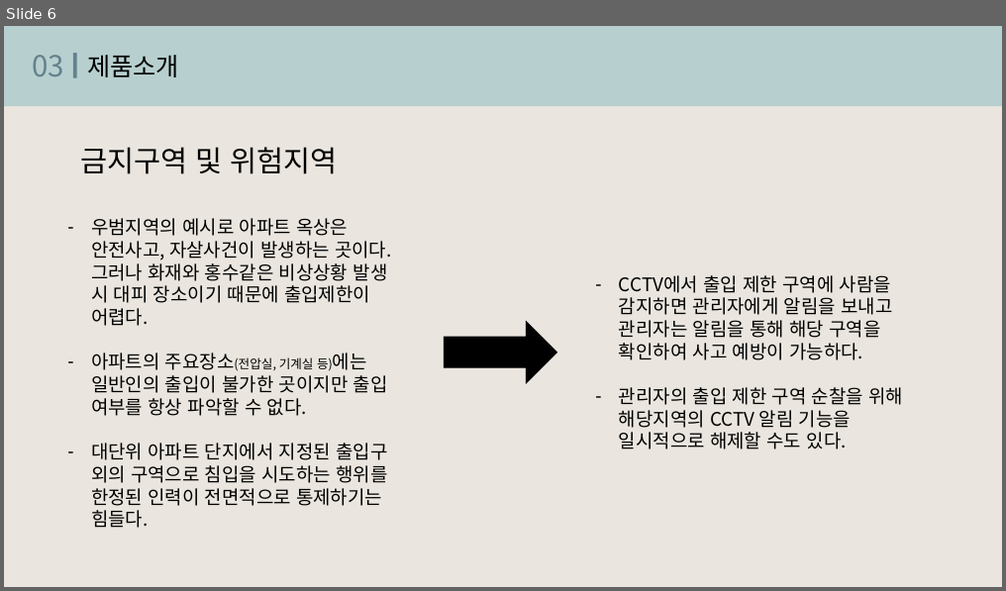
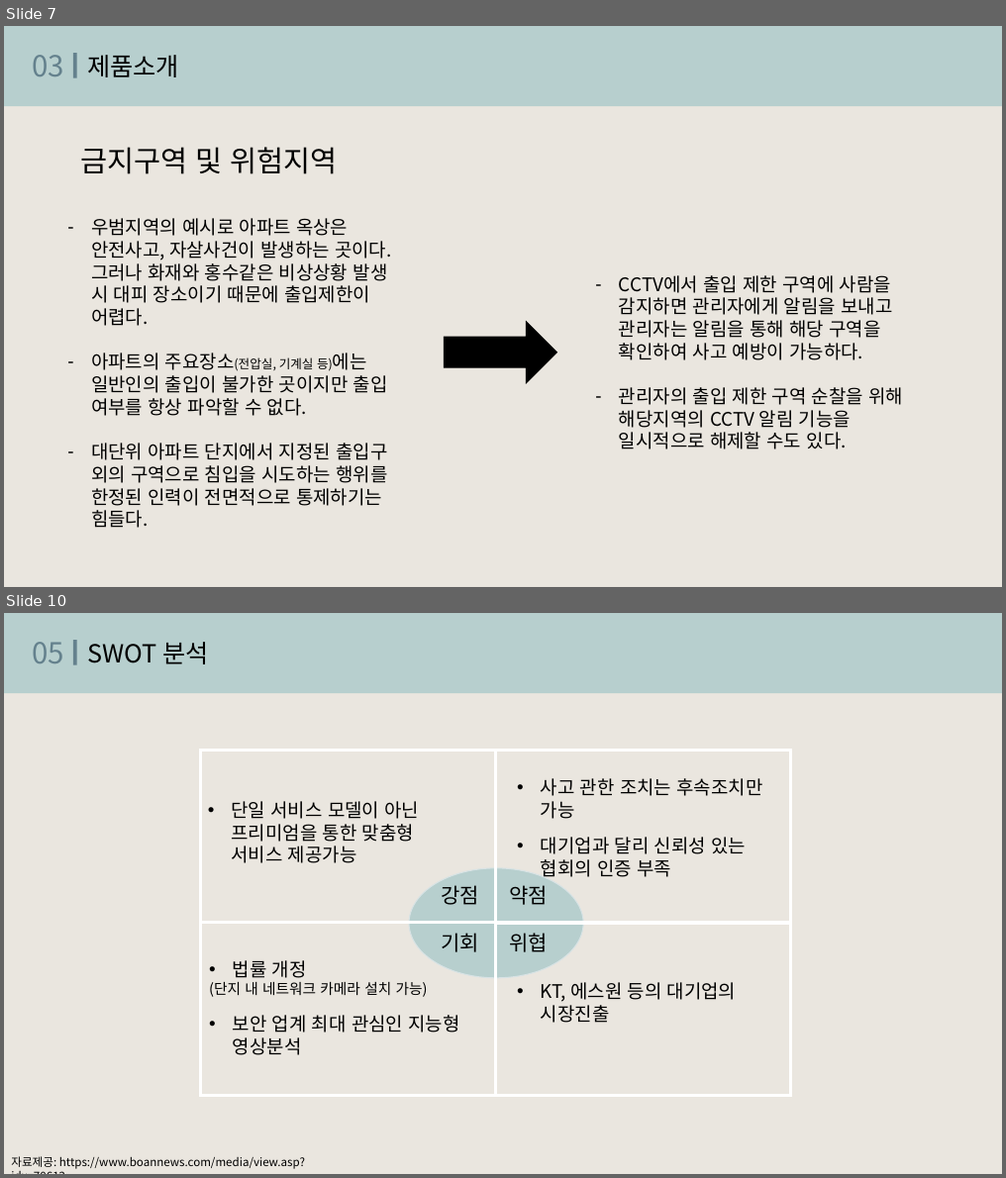
Before and after one commit to jinujeon/ICE_CAP, a slide deck: Docs/사업계획서.pptx. Shown one above the other, each under a label of ours: slide 6 before the commit, slides 7 and 10 after it; the slides between them are not shown. The pictures are 1006x591 and 1006x1178 pixels, drawn with LibreOffice and Linux fonts; fonts in the diff are those of the drawing. Boxes give left, top, right and bottom in pixels: in the first picture for what was removed or moved away, otherwise in the second. Text is boxed around its words. In the diff, an @@ line names an element or a change of style, - is before the commit and + after.

Commit message:
사업계획서_v2

```diff
--- a/Docs/사업계획서.pptx
+++ b/Docs/사업계획서.pptx
@@ slide 10 added at <box>4,613,1002,1174</box>, background #EAE6DF @@
@@ rectangle added at <box>4,613,1002,693</box>, fill #B7CFCE @@
@@ text added at <box>33,642,65,663</box>, 28 pt, text #64818D @@
+05
@@ rectangle added at <box>73,640,76,665</box>, fill #64818D @@
@@ text added at <box>87,642,208,664</box>, 24 pt, text #000000 @@
+SWOT 분석
@@ rectangle added at <box>201,750,496,922</box>, outline #FFFFFF 3 pt @@
@@ rectangle added at <box>496,750,791,922</box>, outline #FFFFFF 3 pt @@
@@ text added at <box>541,778,762,881</box>, 18 pt, text #000000 @@
+• 사고 관한 조치는 후속조치만 가능
+• 대기업과 달리 신뢰성 있는 협회의 인증 부족
@@ text added at <box>232,801,420,863</box>, 18 pt, text #000000 @@
+• 단일 서비스 모델이 아닌 프리미엄을 통한 맞춤형 서비스 제공가능
@@ ellipse added at <box>409,868,583,978</box>, fill #B7CFCE, outline #D8E3E5 1 pt @@
@@ text added at <box>441,885,479,905</box>, 20 pt, text #000000 @@
+강점
@@ text added at <box>509,885,548,905</box>, 20 pt, text #000000 @@
+약점
@@ rectangle added at <box>201,922,496,1095</box>, outline #FFFFFF 3 pt @@
@@ text added at <box>441,933,479,953</box>, 20 pt, text #000000 @@
+기회
@@ rectangle added at <box>496,924,791,1096</box>, outline #FFFFFF 3 pt @@
@@ text added at <box>509,933,548,953</box>, 20 pt, text #000000 @@
+위협
@@ text added at <box>209,960,460,1056</box>, 18 pt, text #000000 @@
+• 법률 개정
+(단지 내 네트워크 카메라 설치 가능)
+• 보안 업계 최대 관심인 지능형 영상분석
@@ text added at <box>541,982,737,1023</box>, 18 pt, text #000000 @@
+• KT, 에스원 등의 대기업의 시장진출
@@ text added at <box>11,1157,305,1169</box>, 11 pt, text #000000 @@
+자료제공: https://www.boannews.com/media/view.asp?idx=70612
@@ what was slide 6 is now slide 7 @@
```
Also in this commit, not shown: 7 slides changed, 1 other slide added.
